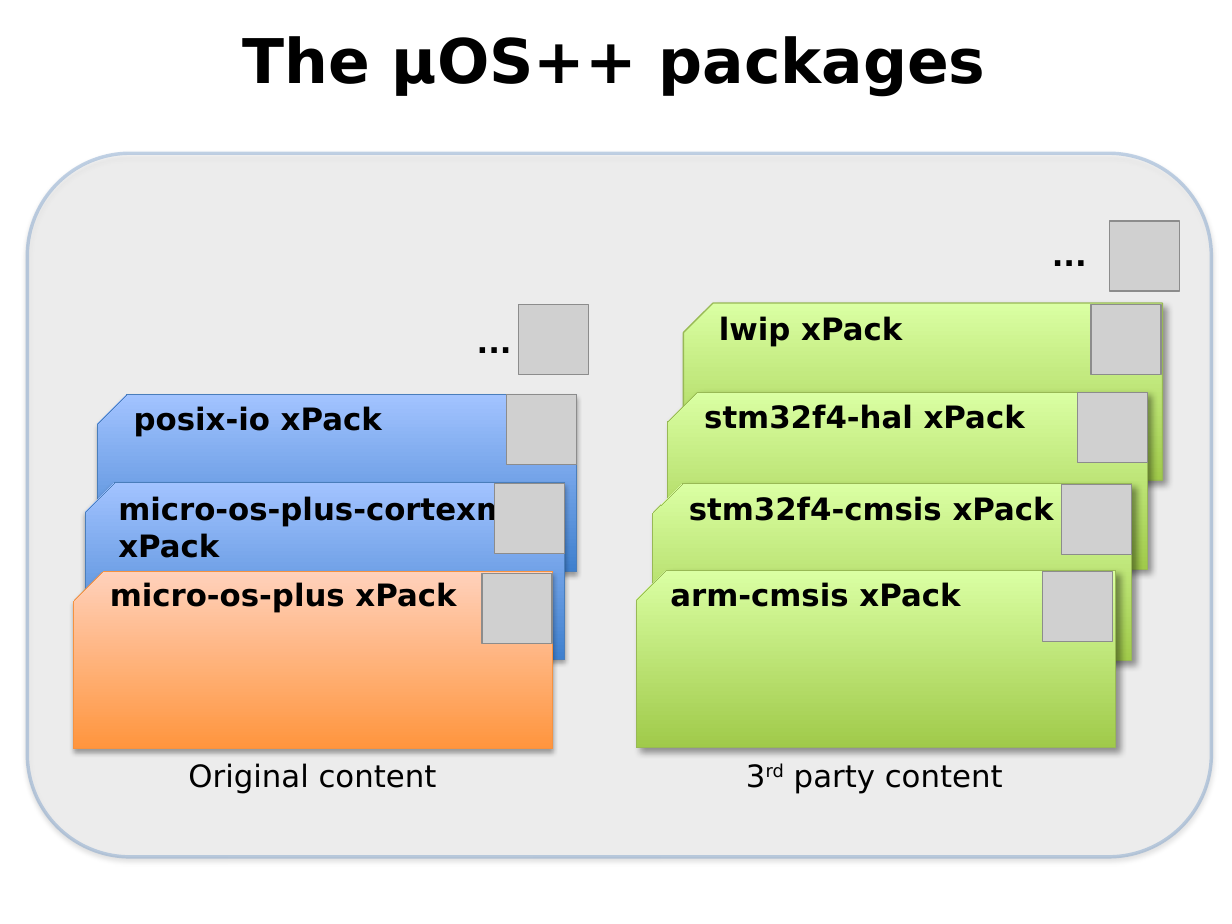
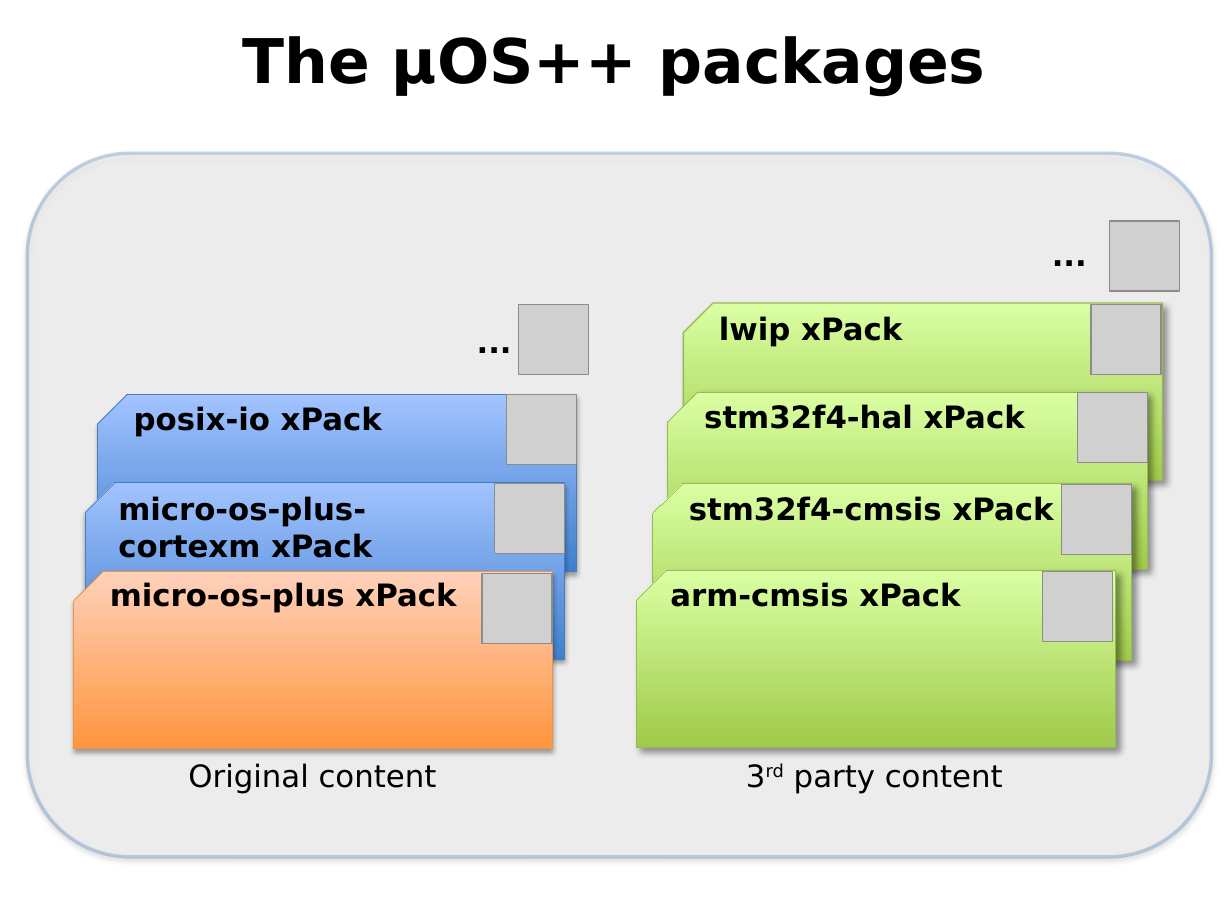
Before and after one commit to micro-os-plus/web-jekyll, a slide deck: slide 1 of assets/images/2017/micro-os-plus-collection.pptx. Drawn at 1232x924 pixels with LibreOffice and Linux fonts; fonts in the diff are those of the drawing; grey boxes stand for pictures. Boxes give left, top, right and bottom in pixels: in the first picture for what was removed or moved away, otherwise in the second. Text is boxed around its words. In the diff, an @@ line names an element or a change of style, - is before the commit and + after.

Commit message:
images/2017: fix micro-os-plus.collection.*

```diff
--- a/assets/images/2017/micro-os-plus-collection.pptx
+++ b/assets/images/2017/micro-os-plus-collection.pptx
@@ text "micro-os-plus-cortexm xPack" rewrapped from [118,495,508,558] to [118,496,372,558] @@
```
Also in this commit, not shown: 1 other file.
